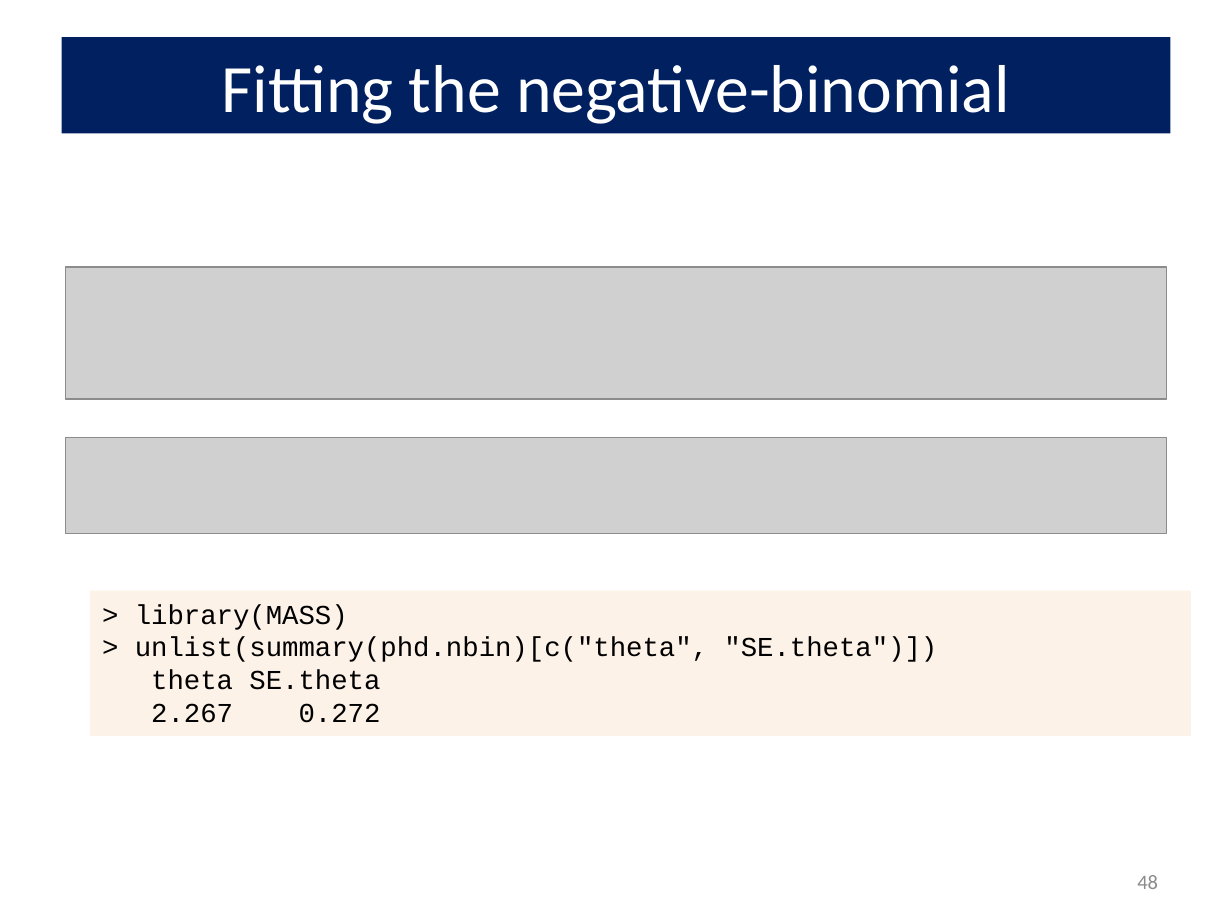
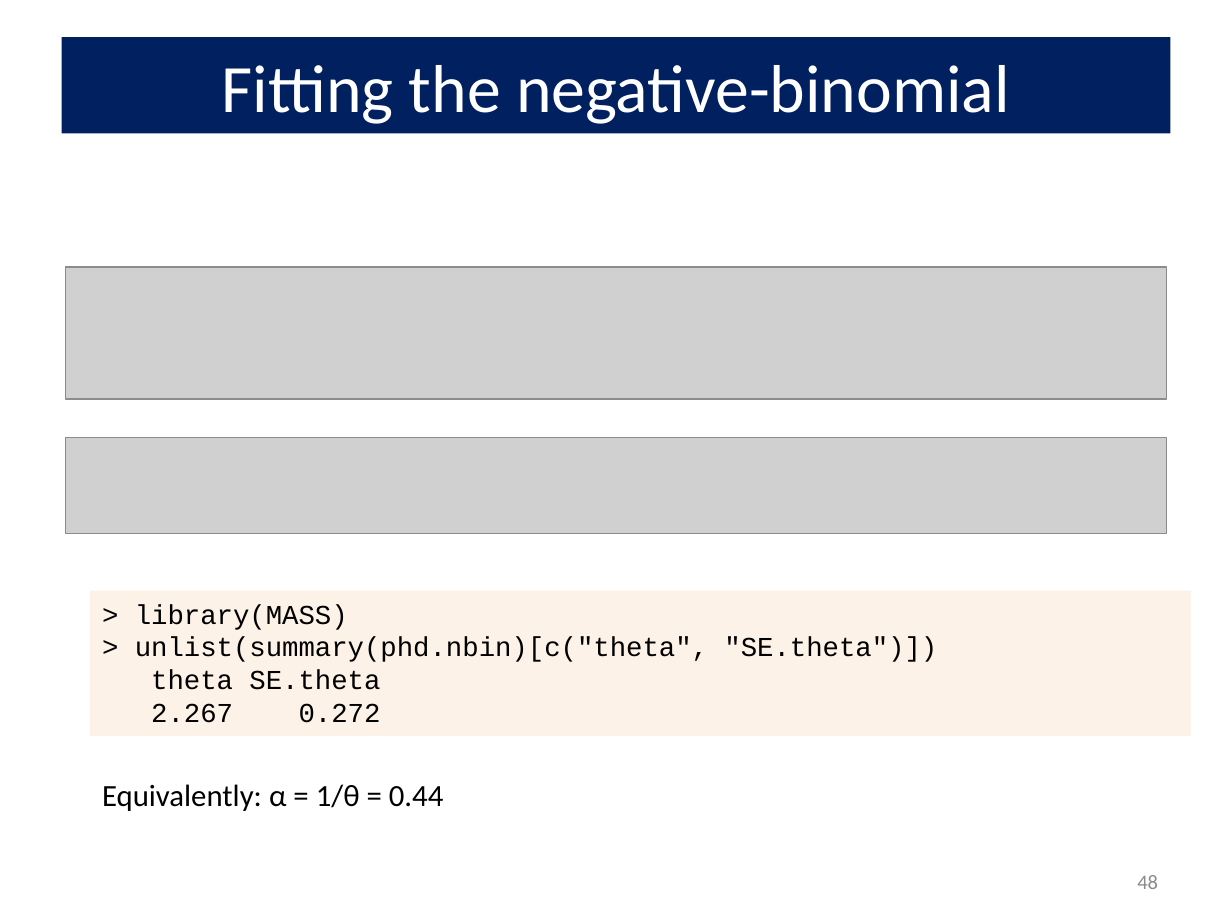
Before and after one commit to friendly/psy6136, a slide deck: slide 48 of docs/lectures/09-CountData.pptx. Drawn at 1232x924 pixels with LibreOffice and Linux fonts; fonts in the diff are those of the drawing; grey boxes stand for pictures. Boxes give left, top, right and bottom in pixels: in the first picture for what was removed or moved away, otherwise in the second. Text is boxed around its words. In the diff, an @@ line names an element or a change of style, - is before the commit and + after.

```diff
--- a/docs/lectures/09-CountData.pptx
+++ b/docs/lectures/09-CountData.pptx
@@ text added at <box>102,784,444,811</box>, 18 pt, text #000000 @@
+Equivalently: α = 1/θ = 0.44
```
Also in this commit, not shown: 6 other slides changed, 11 other files.
